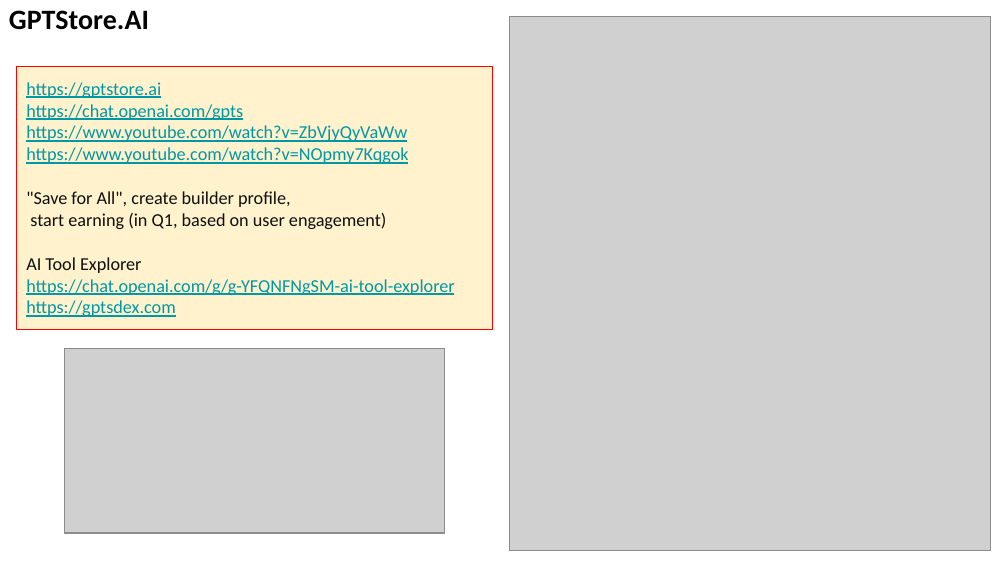
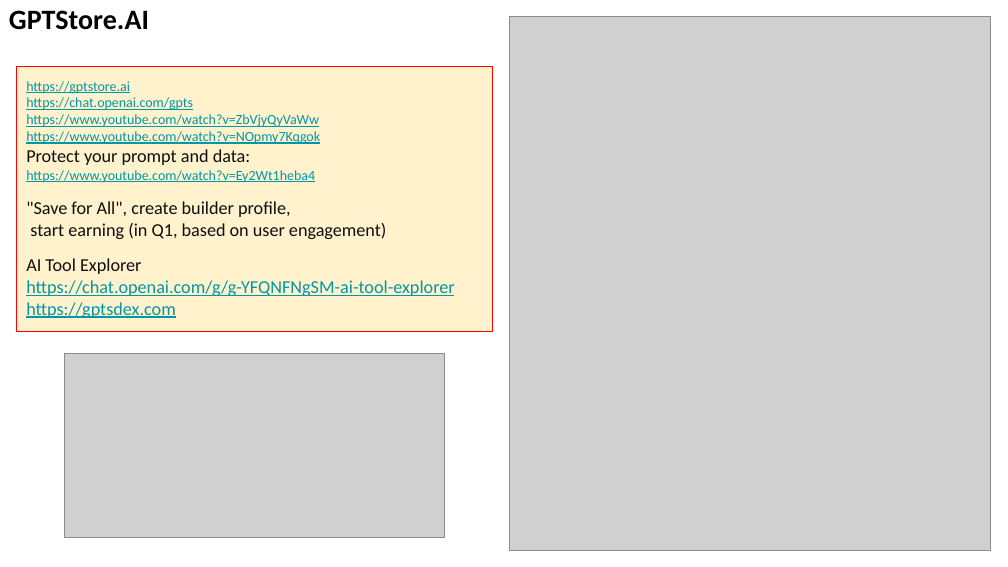
Before and after one commit to lselector/seminar, a slide deck: slide 8 of 2024/2024-01-12-AI-Updates.pptx. Drawn at 1008x567 pixels with LibreOffice and Linux fonts; fonts in the diff are those of the drawing; grey boxes stand for pictures. Boxes give left, top, right and bottom in pixels: in the first picture for what was removed or moved away, otherwise in the second. Text is boxed around its words. In the diff, an @@ line names an element or a change of style, - is before the commit and + after.

```diff
--- a/2024/2024-01-12-AI-Updates.pptx
+++ b/2024/2024-01-12-AI-Updates.pptx
@@ text in rectangle at [26,81,320,144]: size 13 to 10 pt in "https://gptstore.ai", "https://chat.openai.com/gpts", "https://www.youtube.com/watch?v=ZbVjyQyVaWw https://www.yout ..." @@
@@ text in rectangle at [26,149,315,183]: paragraphs added @@
+Protect your prompt and data:
+https://www.youtube.com/watch?v=Ey2Wt1heba4
@@ picture: place and size @@
-picture at [65,349,445,533]
+picture at [65,353,445,537]
```
Also in this commit, not shown: 5 other slides changed, 1 slide removed.
